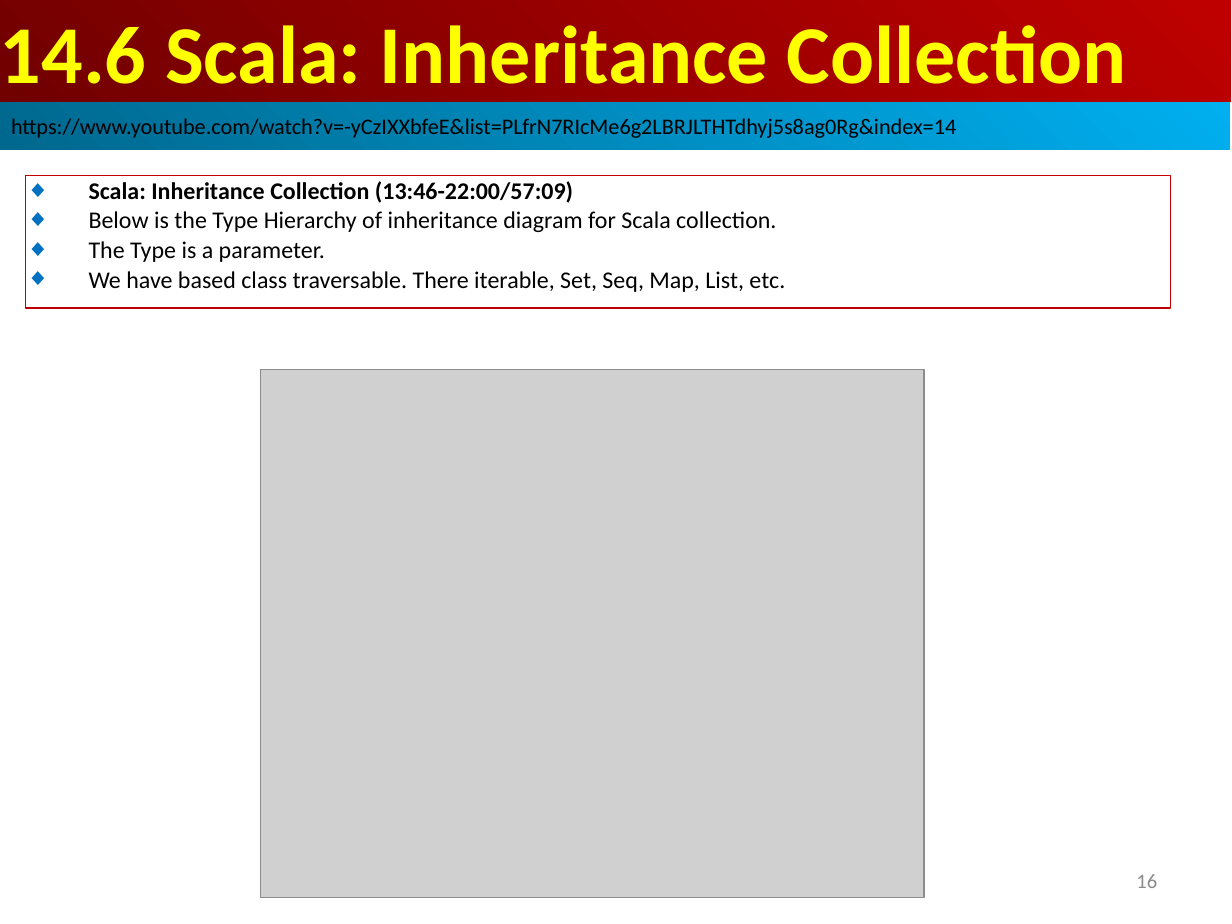
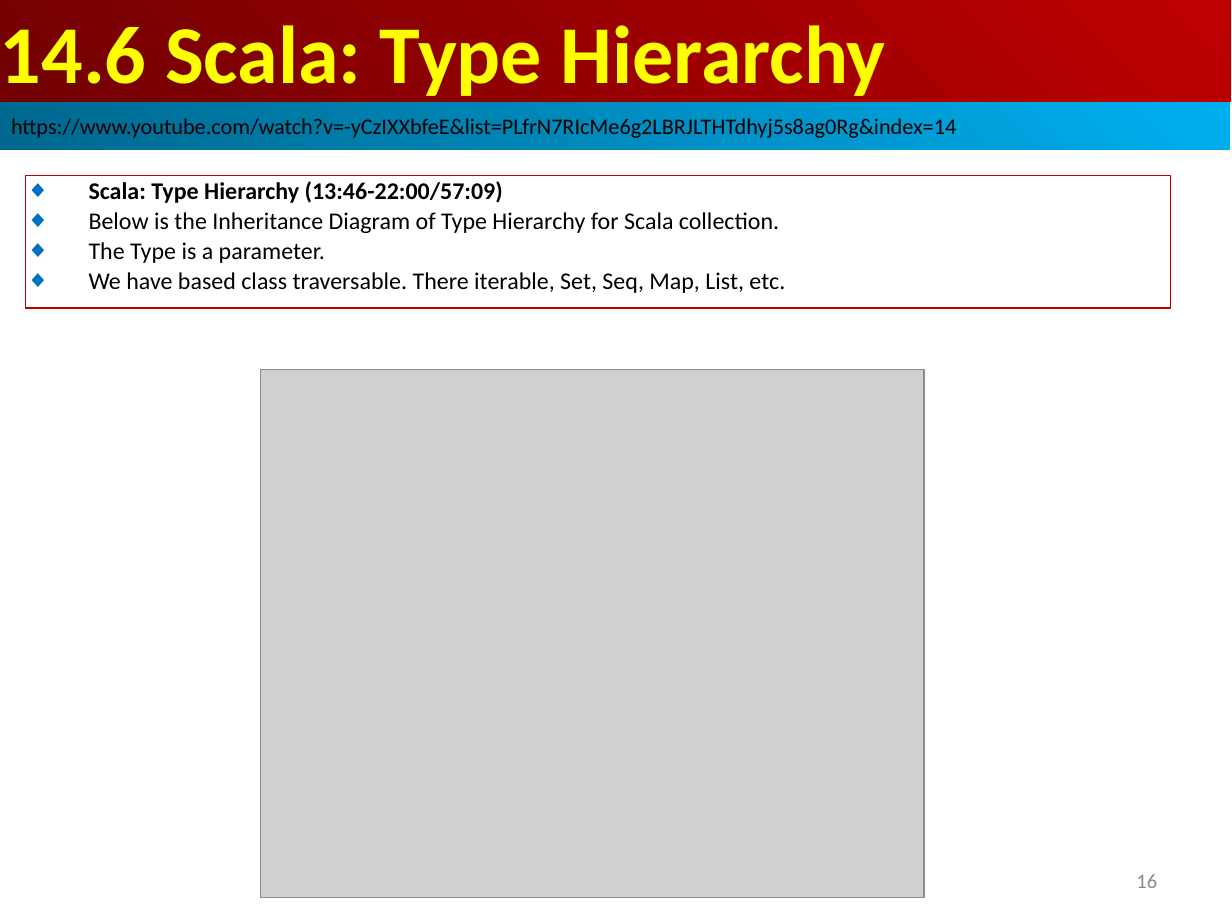
Before and after one commit to peterhchen/AIU_CS800_Chisel, a slide deck: slide 16 of 500_UCSC_HWD/014_Inherit/000_Video/014.Inherit.ppt. Drawn at 1232x924 pixels with LibreOffice and Linux fonts; fonts in the diff are those of the drawing; grey boxes stand for pictures. Boxes give left, top, right and bottom in pixels: in the first picture for what was removed or moved away, otherwise in the second. Text is boxed around its words. In the diff, an @@ line names an element or a change of style, - is before the commit and + after.

```diff
--- a/500_UCSC_HWD/014_Inherit/000_Video/014.Inherit.ppt
+++ b/500_UCSC_HWD/014_Inherit/000_Video/014.Inherit.ppt
@@ text in rectangle at box(0, 25, 886, 103): text changed @@
-14.6 Scala: Inheritance Collection
+14.6 Scala: Type Hierarchy
@@ text in rectangle at box(89, 181, 779, 233): text changed @@
-◆ Scala: Inheritance Collection (13:46-22:00/57:09)
-◆ Below is the Type Hierarchy of inheritance diagram for Scala collection.
+◆ Scala: Type Hierarchy (13:46-22:00/57:09)
+◆ Below is the Inheritance Diagram of Type Hierarchy for Scala collection.
```
Also in this commit, not shown: 3 other slides changed, 14 slides added, 1 slide removed.
